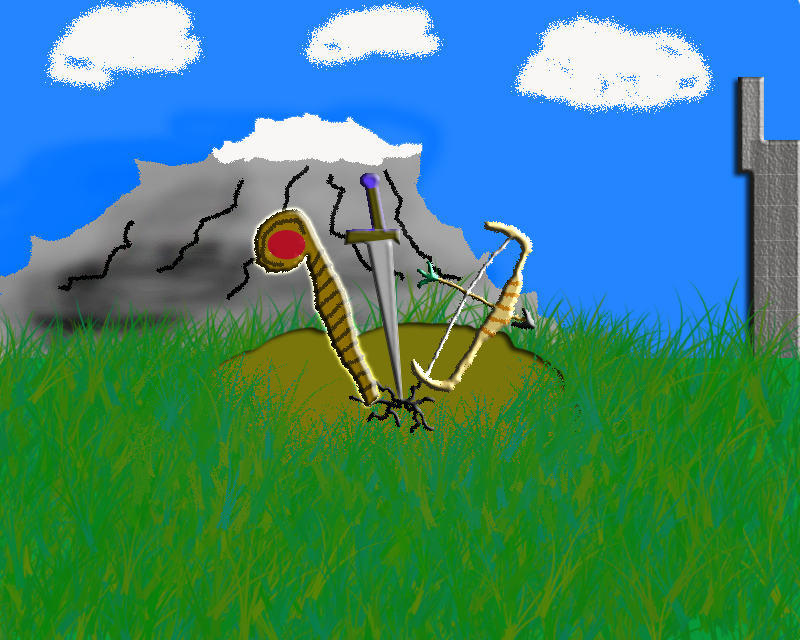
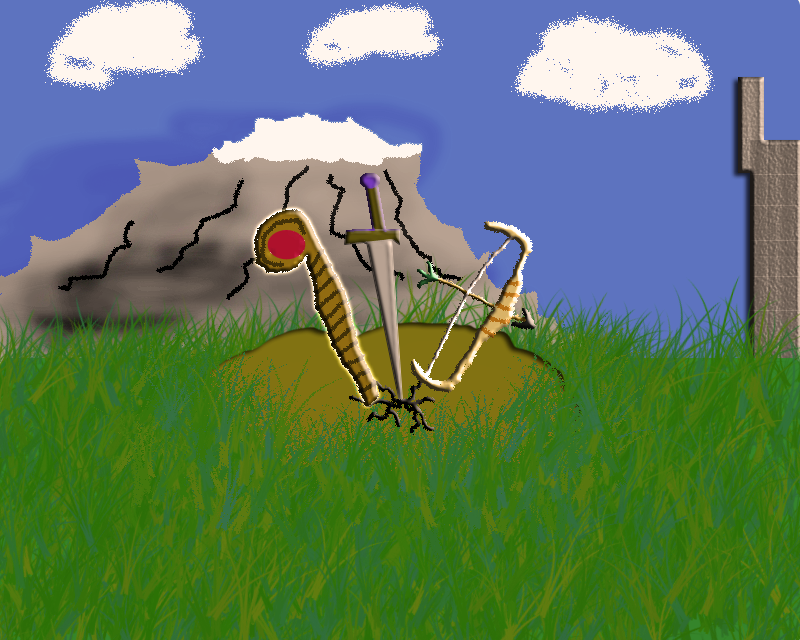
The second 800×640 image is a revision of the first. Changes to its layers:
painted on "Layer 2" over (0, 0, 800, 640)
removed layer "Shape 15" over (254, 209, 379, 406)
removed layer "Shape 14" over (344, 173, 435, 435)
removed layer "Layer 3" over (94, 313, 668, 565)
removed layer "Layer 1" over (206, 321, 582, 481)
removed layer "Shape 1" over (0, 251, 800, 640)
removed layer "Shape 19" over (738, 77, 800, 401)
removed layer "Shape 2" over (0, 0, 800, 409)
removed layer "Layer 0" over (0, 0, 800, 640)
